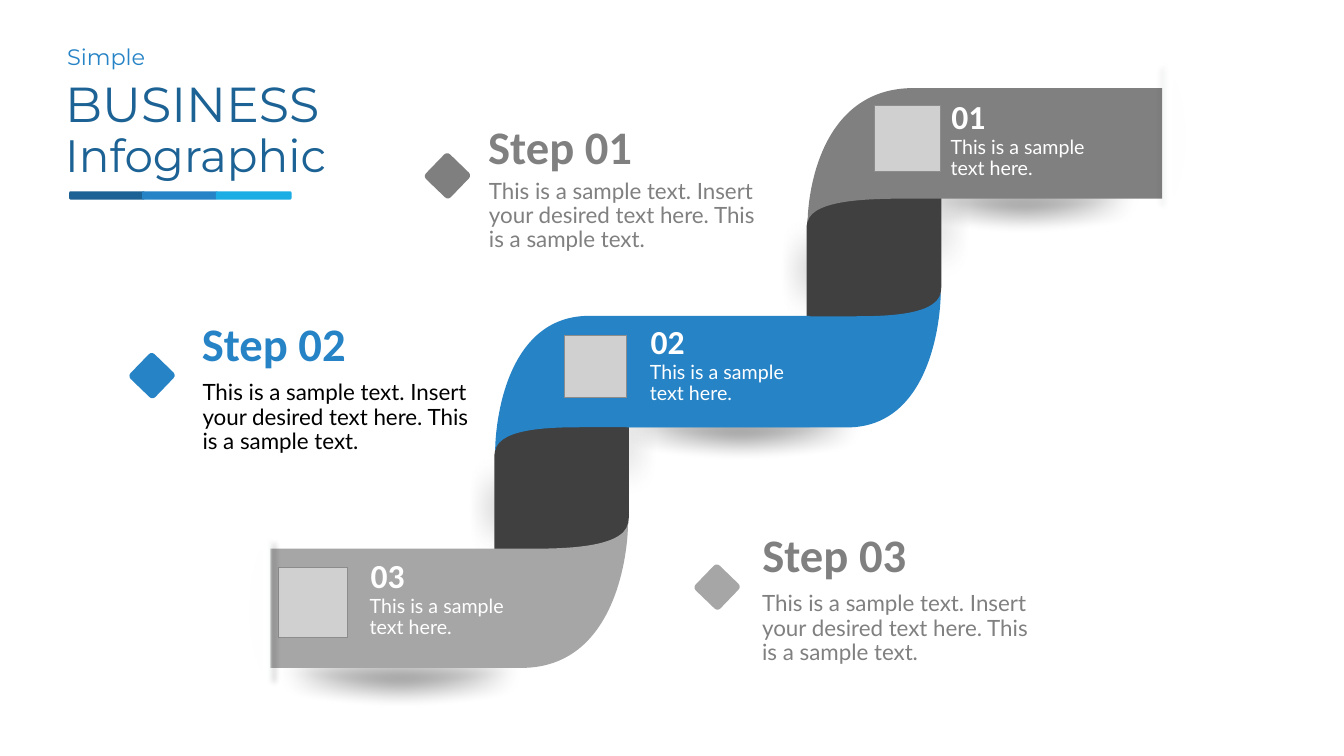
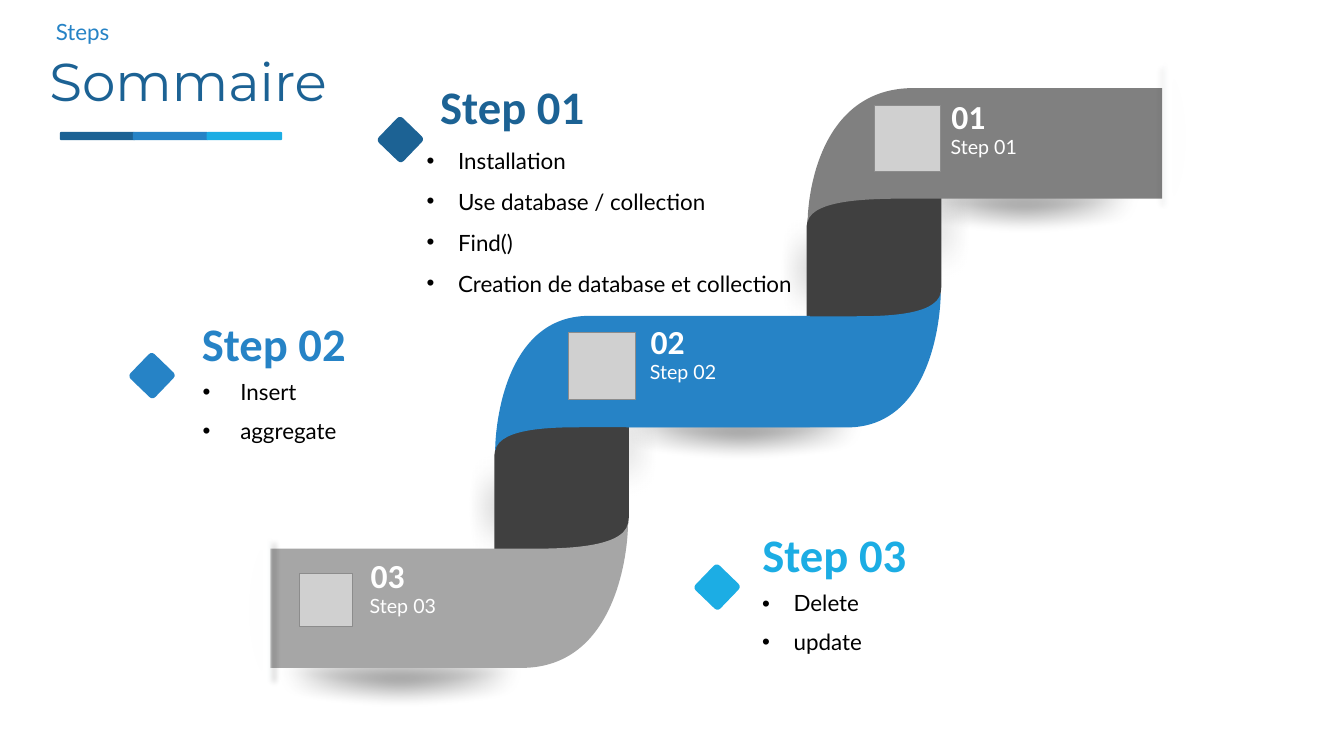
Before and after one commit to nourddine-benyahya/presentation-mongodb-python-todoapp-application, a slide deck: slide 5 of presontation mongodb&python/python&mongodb.pptx. Drawn at 1344x756 pixels with LibreOffice and Linux fonts; fonts in the diff are those of the drawing; grey boxes stand for pictures. Boxes give left, top, right and bottom in pixels: in the first picture for what was removed or moved away, otherwise in the second. Text is boxed around its words. In the diff, an @@ line names an element or a change of style, - is before the commit and + after.

```diff
--- a/presontation mongodb&python/python&mongodb.pptx
+++ b/presontation mongodb&python/python&mongodb.pptx
@@ text added at (56,24,110,44), 16 pt, text #2683C6 @@
+Steps
@@ text removed at (67,48,145,70) @@
-Simple
@@ text added at (49,61,327,102), 38 pt, text #1C6294 @@
+Sommaire
@@ text removed at (65,87,326,181) @@
-BUSINESS
-Infographic
@@ text "Step 01": place and size @@
-text "Step 01" at (488,133,632,172)
+text "Step 01" at (440,93,584,132)
@@ text "Step 01" at (440,93,584,132): text colour #808080 to #1C6294 @@
@@ rounded rectangle: place and size @@
-rounded rectangle at (423,151,472,200)
+rounded rectangle at (376,115,425,163)
@@ rounded rectangle at (376,115,425,163): fill #7F7F7F to #1C6294 @@
@@ text at (951,107,990,158): text changed @@
-This is a sample text here.
+Step 01
@@ 3 rounded rectangles: place and size @@
-3 rounded rectangles at (70,192,291,200)
+3 rounded rectangles at (59,132,282,140)
@@ text added at (458,152,792,292), 16 pt, text #000000 @@
+• Installation
+• Use database / collection
+• Find()
+• Creation de database et collection
@@ text removed at (489,182,754,251) @@
-This is a sample text. Insert your desired text here. This is a sample text.
@@ picture: place and size @@
-picture at (565,336,627,398)
+picture at (569,333,636,400)
@@ text removed at (203,383,468,453) @@
-This is a sample text. Insert your desired text here. This is a sample text.
@@ text added at (240,384,336,443), 16 pt, text #000000 @@
+• Insert
+• aggregate
@@ text at (650,365,716,383): text changed @@
-This is a sample text here.
+Step 02
@@ text "Step 03" at (762,541,906,580): text colour #808080 to #1CADE4 @@
@@ picture removed at (278,568,348,637) @@
@@ rounded rectangle at (693,563,741,611): fill #A6A6A6 to #1CADE4 @@
@@ picture added at (300,574,353,626) @@
@@ text at (370,599,436,616): text changed @@
-This is a sample text here.
+Step 03
@@ text at (794,594,862,654): text changed; text colour #808080 to #000000 @@
-This is a sample text. Insert your desired text here. This is a sample text.
+• Delete
+• update
```
Also in this commit, not shown: 2 other slides changed, 5 slides added, 3 slides removed.
